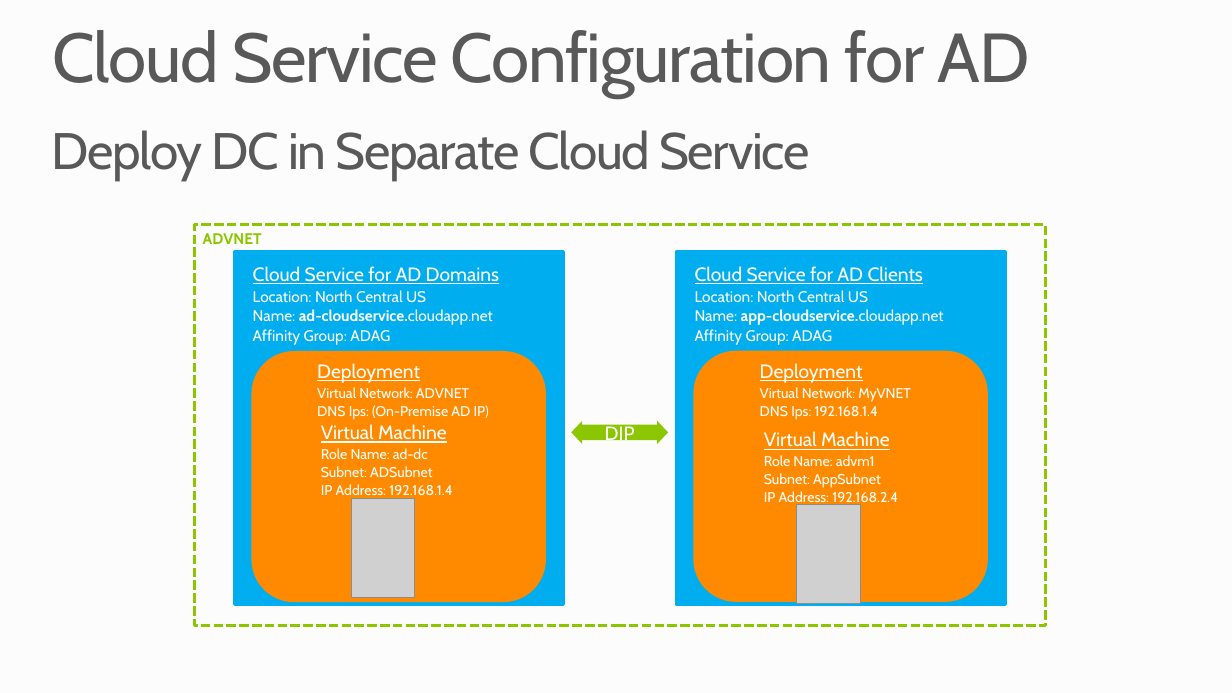
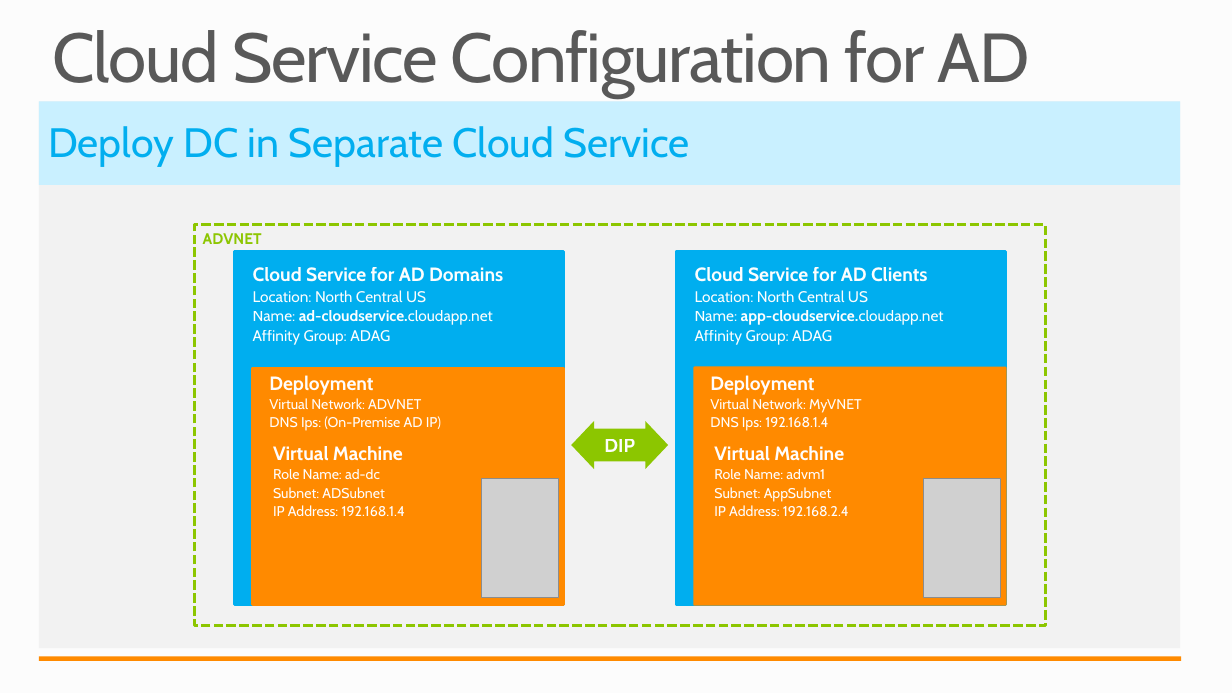
Before and after one commit to mwasham/WATK-Presentations, a slide deck: slide 23 of DeployingActiveDirectory/DeployingActiveDirectory.pptx. Drawn at 1232x693 pixels with LibreOffice and Linux fonts; fonts in the diff are those of the drawing; grey boxes stand for pictures; background and template pictures are left out. Boxes give left, top, right and bottom in pixels: in the first picture for what was removed or moved away, otherwise in the second. Text is boxed around its words. In the diff, an @@ line names an element or a change of style, - is before the commit and + after.

```diff
--- a/DeployingActiveDirectory/DeployingActiveDirectory.pptx
+++ b/DeployingActiveDirectory/DeployingActiveDirectory.pptx
@@ rectangle "Deploy DC in Separate Cloud ..." resized from (x1=52, y1=130, x2=809, y2=180) to (x1=39, y1=102, x2=1180, y2=185) @@
@@ rectangle "Deploy DC in Separate Cloud ..." at (x1=39, y1=102, x2=1180, y2=185): size 40 to 32 pt, text colour #595959 to #00AEEF, letter spacing -1 to 0 pt; line spacing 0.9 to 1; less space between paragraphs; vertical alignment top to middle; fill none to #C9F0FF @@
@@ rectangle added at (x1=39, y1=102, x2=1180, y2=649), fill #F2F2F2 @@
@@ text at (x1=253, y1=267, x2=503, y2=282): bold on, underline off in "Cloud Service for AD Domains" @@
@@ text at (x1=695, y1=267, x2=928, y2=282): bold on, underline off in "Cloud Service for AD Clients" @@
@@ rounded rectangle at (x1=252, y1=368, x2=563, y2=604): proportions changed @@
@@ rounded rectangle resized from (x1=252, y1=352, x2=544, y2=601) to (x1=252, y1=368, x2=563, y2=604) @@
@@ text at (x1=269, y1=375, x2=373, y2=395): bold on, underline off in "Deployment" @@
@@ text "Deployment" moved from (x1=317, y1=363, x2=489, y2=420) to (x1=269, y1=375, x2=441, y2=431) @@
@@ rounded rectangle resized from (x1=695, y1=352, x2=987, y2=601) to (x1=695, y1=368, x2=1006, y2=604) @@
@@ rounded rectangle at (x1=695, y1=368, x2=1006, y2=604): proportions changed @@
@@ text "Deployment" moved from (x1=760, y1=363, x2=911, y2=420) to (x1=710, y1=375, x2=862, y2=431) @@
@@ text at (x1=710, y1=375, x2=814, y2=395): bold on, underline off in "Deployment" @@
@@ text at (x1=273, y1=446, x2=403, y2=461): bold on, underline off in "Virtual Machine" @@
@@ text "Virtual Machine" moved from (x1=321, y1=424, x2=452, y2=499) to (x1=273, y1=446, x2=405, y2=516) @@
@@ left right arrow "DIP" resized from (x1=571, y1=421, x2=668, y2=445) to (x1=571, y1=421, x2=668, y2=470) @@
@@ left right arrow "DIP" at (x1=571, y1=421, x2=668, y2=470): bold on @@
@@ text at (x1=714, y1=446, x2=844, y2=461): bold on, underline off in "Virtual Machine" @@
@@ text "Virtual Machine" moved from (x1=764, y1=431, x2=898, y2=506) to (x1=714, y1=446, x2=849, y2=516) @@
@@ picture resized from (x1=351, y1=499, x2=415, y2=598) to (x1=482, y1=479, x2=558, y2=598) @@
@@ picture resized from (x1=797, y1=505, x2=860, y2=604) to (x1=923, y1=479, x2=1000, y2=598) @@
@@ rectangle added at (x1=39, y1=656, x2=1181, y2=661), fill #FF8A00 @@
```
Also in this commit, not shown: 23 other slides changed, 1 slide added, 1 slide removed, 4 other files.
